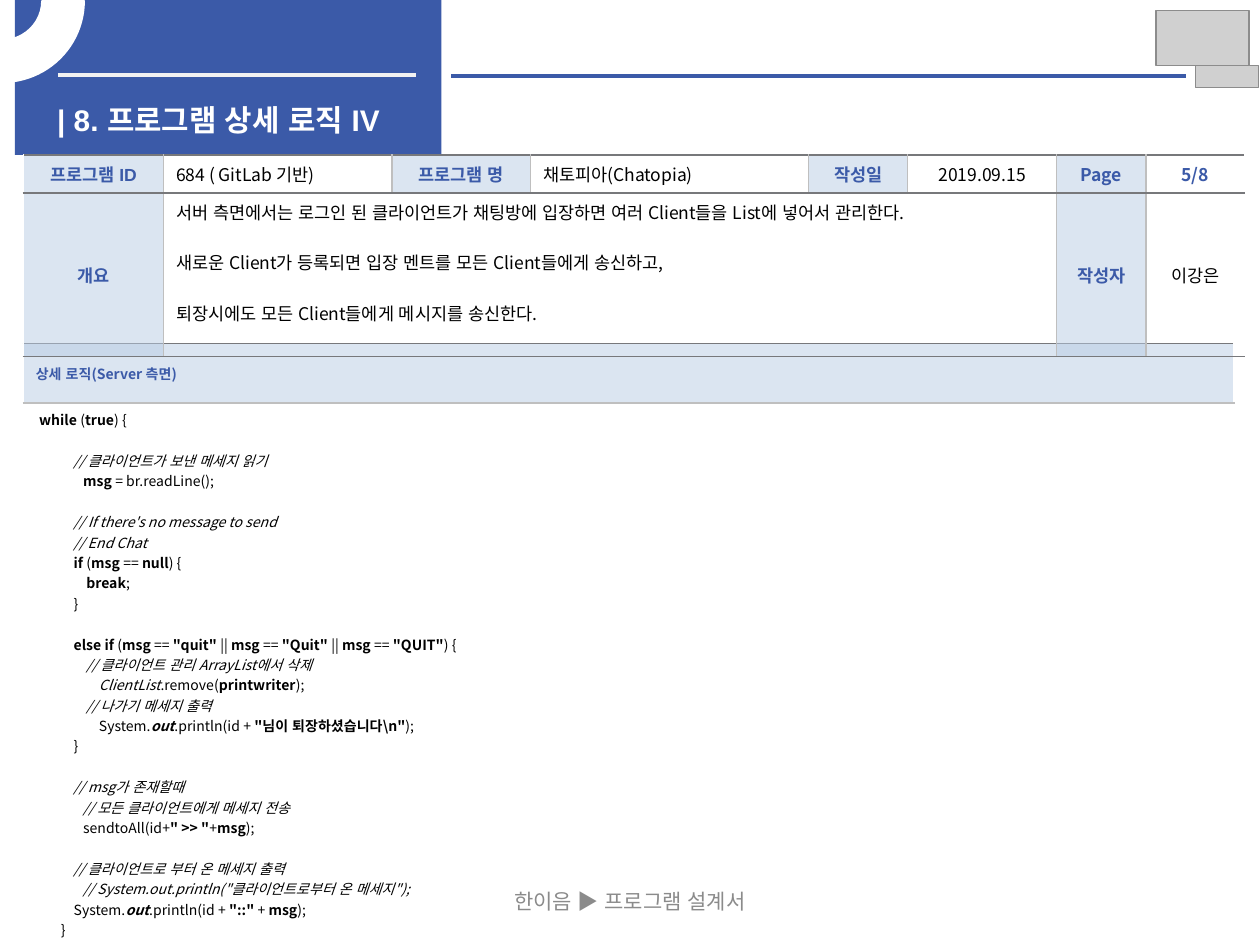
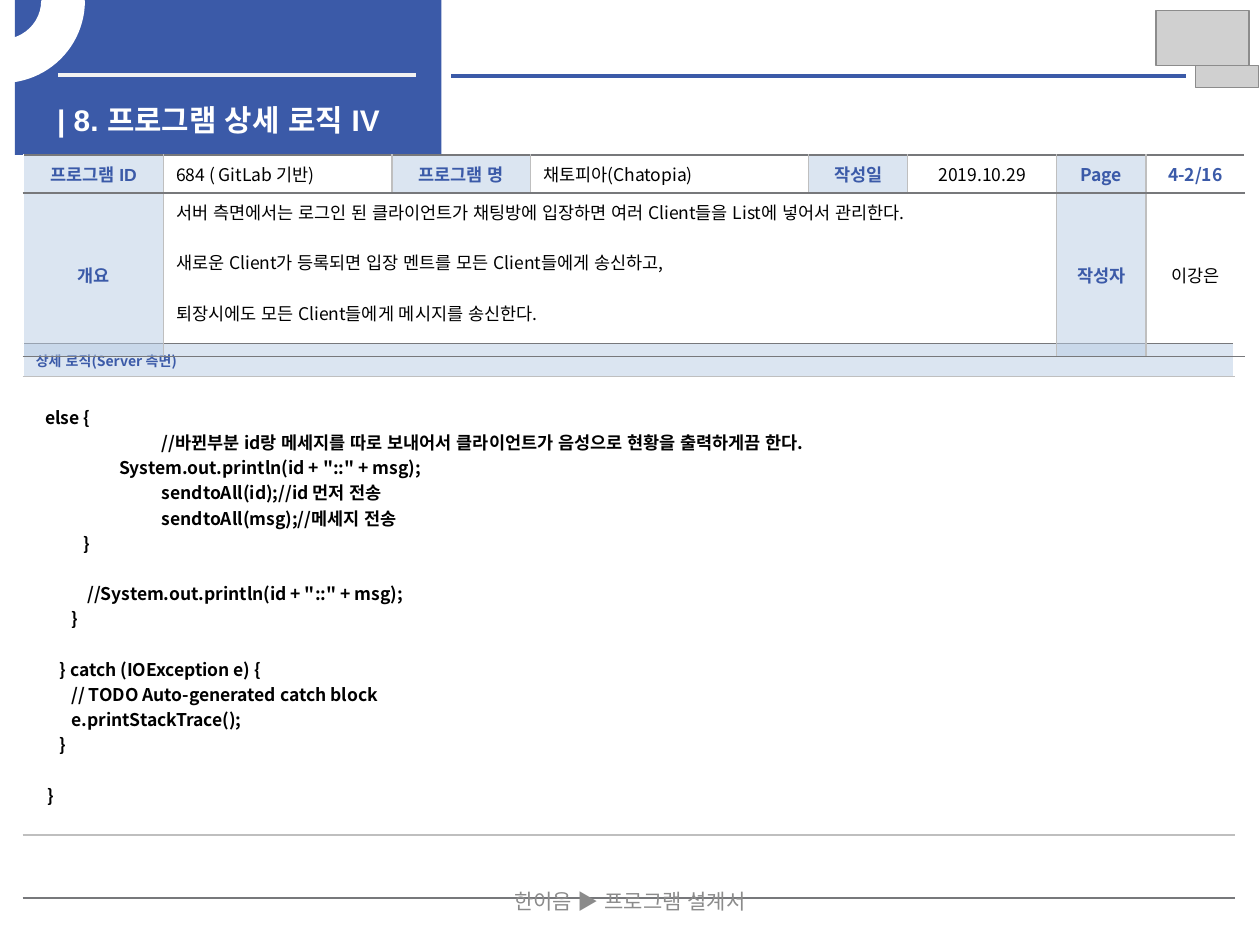
Before and after one commit to jee00609/Chatting, a slide deck: slide 18 of SW개발_HW 제작 설계서.pptx (slide 15 before the commit). Drawn at 1260x945 pixels with LibreOffice and Linux fonts; fonts in the diff are those of the drawing; grey boxes stand for pictures. Boxes give left, top, right and bottom in pixels: in the first picture for what was removed or moved away, otherwise in the second. Text is boxed around its words. In the diff, an @@ line names an element or a change of style, - is before the commit and + after.

```diff
--- a/SW개발_HW 제작 설계서.pptx
+++ b/SW개발_HW 제작 설계서.pptx
@@ table at [23,155,1244,328] @@
-row 1, column 6: 2019.09.15
+row 1, column 6: 2019.10.29
-row 1, column 8: 5/8
+row 1, column 8: 4-2/16
@@ table at [23,344,1234,896] @@
@@ row 2, column 1: "while (true) { // 클라이언트가 보낸 메세지 읽기 msg = br.readLine(); // If there's no message to send // End Chat if (msg == null) { break; } else if (msg == "quit" || msg == "Quit" || msg == "QUIT") { // 클라이언트 관리 ArrayList에서 삭제 ClientList.remove(printwriter); // 나가기 메세지 출력 System.out.println(id + "님이 퇴장하셨습니다\n"); } // msg가 존재할때 // 모든 클라이언트에게 메세지 전송 sendtoAll(id+" >> "+msg); // 클라이언트로 부터 온 메세지 출력 // System.out.println("클라이언트로부터 온 메세지"); System.out.println(id + "::" + msg); } } catch (IOException e) { // TODO Auto-generated catch block e.printStackTrace(); } / }" to "else { / //바뀐부분 id랑 메세지를 따로 보내어서 클라이언트가 음성으로 현황을 출력하게끔 한다. / System.out.println(id + "::" + msg); / sendtoAll(id);//id 먼저 전송 / sendtoAll(msg);//메세지 전송 / } / //System.out.println(id + "::" + msg); / } / } catch (IOException e) { / // TODO Auto-generated catch block / e.printStackTrace(); / } / }" @@
```
Also in this commit, not shown: 16 other slides changed, 11 slides added.
